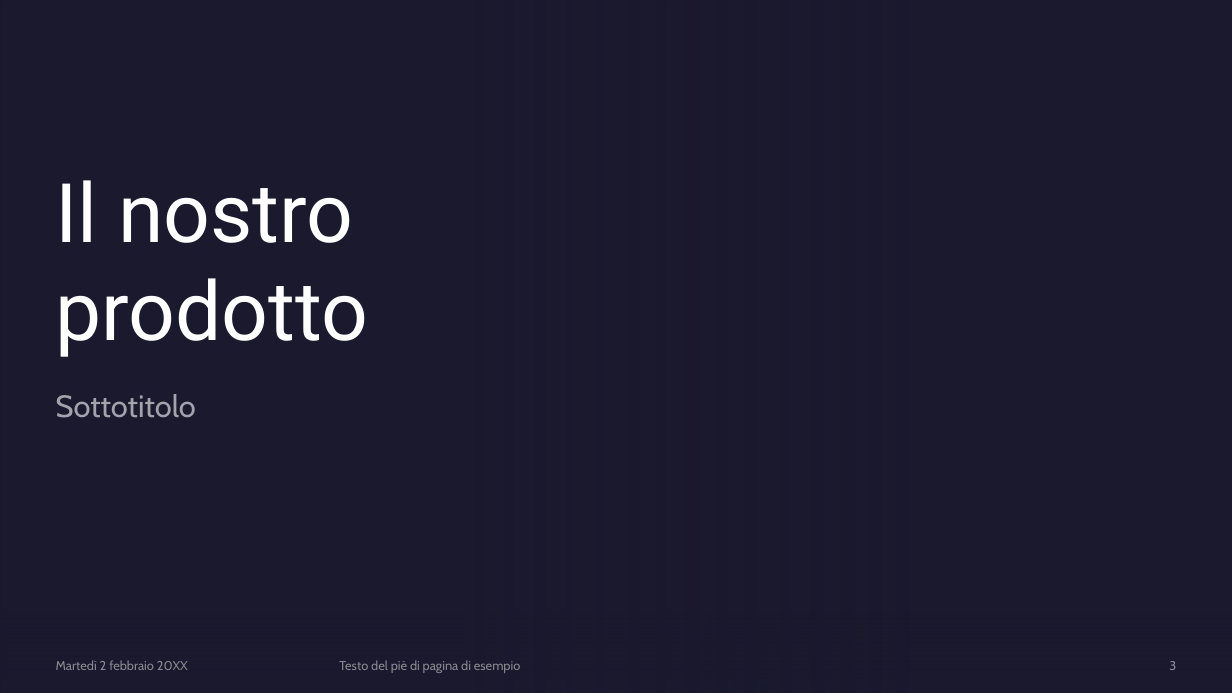
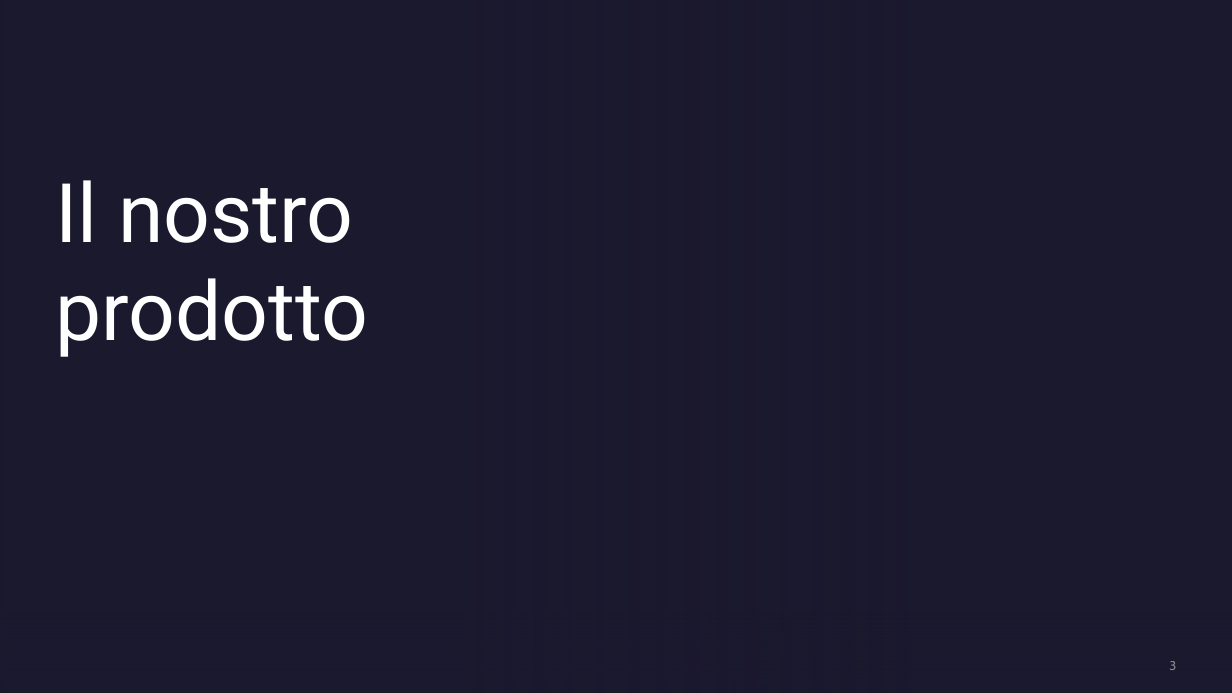
Before and after one commit to felicia-puzone/smart-office-project, a slide deck: slide 3 of Smart Office Doc/Smart Office.pptx. Drawn at 1232x693 pixels with LibreOffice and Linux fonts; fonts in the diff are those of the drawing; background and template pictures are left out. Boxes give left, top, right and bottom in pixels: in the first picture for what was removed or moved away, otherwise in the second. Text is boxed around its words. In the diff, an @@ line names an element or a change of style, - is before the commit and + after.

```diff
--- a/Smart Office Doc/Smart Office.pptx
+++ b/Smart Office Doc/Smart Office.pptx
@@ subtitle removed at (56, 394, 196, 418) @@
-Sottotitolo
@@ text removed at (56, 660, 188, 670) @@
-Martedì 2 febbraio 20XX
@@ text removed at (339, 660, 520, 673) @@
-Testo del piè di pagina di esempio
```
Also in this commit, not shown: 2 other slides changed, 2 slides added, 9 slides removed, 4 other files.
